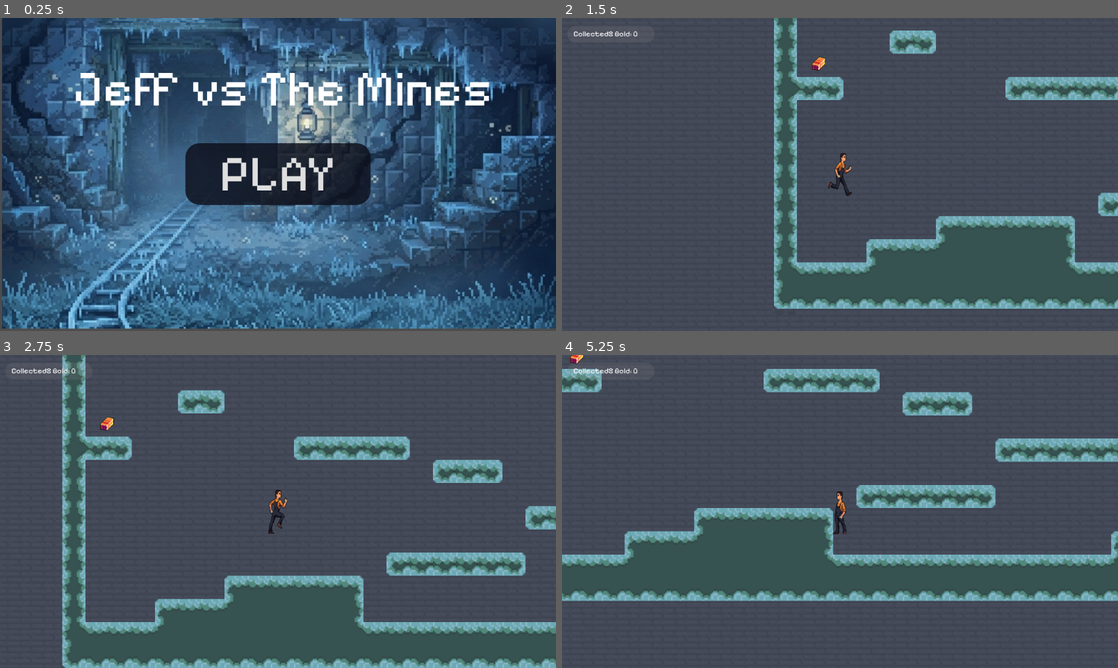
Above: before the commit, frames 1-4 (two rows, left to right).
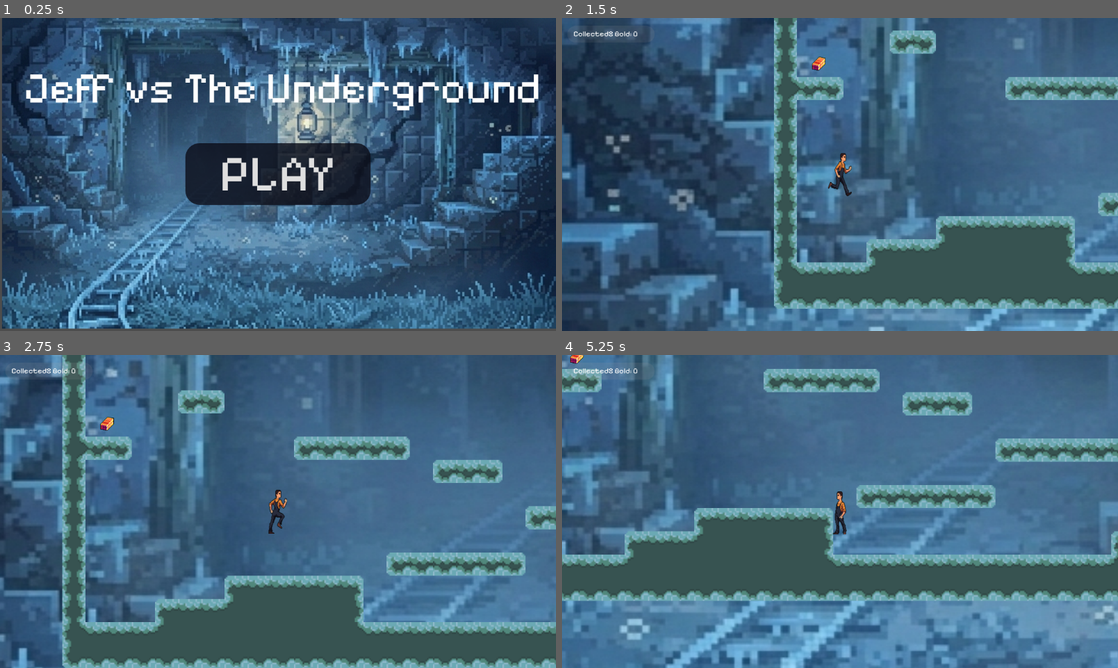
Above: after the commit, the same moments.

Repository: KeshavDaBoss/jeff-vs-the-underground
Game: Godot game, scene res://Scenes/start_screen.tscn
Two runs of this game, one before a commit and one after it. Both use one fixed random seed, a clock stepped at 60 frames per second and the inputs below.
Inputs:
- Up to frame 1 (0.25 s): no input
- Up to frame 2 (1.5 s): click "PLAY" at 0.5 s; tap Enter (ui_accept) at 1.25 s; hold Right (ui_right) from 1.28 s (still down); tap Alt at 1.35 s
- Up to frame 3 (2.75 s): keep holding Right (ui_right); tap Enter (ui_accept) at 1.52, 2.27 s; tap Shift at 2.1 s
- Up to frame 4 (5.25 s): release Right (ui_right) at 2.78 s; hold Left (ui_left) 2.78-3.53 s; tap Alt at 2.85, 4.35 s; hold Right (ui_right) 3.53-5.03 s; tap Shift at 3.6, 5.1 s; tap Enter (ui_accept) at 3.77, 4.52 s; hold Left (ui_left) from 5.03 s (still down)

The runs differ from the first frame. In frame 1, 4.1% of the frame differs, in the area x 4-97%, y 17-30%; in frame 2, 72%; in frame 3, 66%; in frame 4, 72%, in the area x 0-100%, y 0-100%.

Commit message:
Changed Background for Level 1

Diff:
--- a/Scenes/level_1.tscn
+++ b/Scenes/level_1.tscn
@@ -1,6 +1,7 @@
 [gd_scene format=4 uid="uid://c26qh6h3f40qw"]
 
 [ext_resource type="Texture2D" uid="uid://cretqrob75oo7" path="res://Images/Background:Tileset/tileset_terrains.png" id="1_8ffim"]
+[ext_resource type="Texture2D" uid="uid://ck3mjw4lkxrke" path="res://Images/Background:Tileset/start_screen_bckgrnd.png" id="2_lsmp6"]
 [ext_resource type="Texture2D" uid="uid://b02dyhbfmmhxx" path="res://Images/Background:Tileset/tileset_caves.png" id="2_xfk5q"]
 [ext_resource type="PackedScene" uid="uid://dcoblji3sko6y" path="res://Scenes/jeff.tscn" id="3_xfk5q"]
 [ext_resource type="PackedScene" uid="uid://bnrfth0jr6r57" path="res://Scenes/gold.tscn" id="4_7p6j4"]
@@ -416,6 +417,11 @@
 tile_map_data = PackedByteArray("AAABAAAAAQAAAAAAAAABAAEAAQAAAAAAAAABAAIAAQAAAAAAAAABAAMAAQAAAAAAAAABAAQAAQAAAAAAAAABAA …(60208 unchanged characters)…
 tile_set = SubResource("TileSet_6444e")
 
+[node name="StartScreenBckgrnd" type="Sprite2D" parent="." unique_id=1970744369]
+position = Vector2(1388.5001, 284.49997)
+scale = Vector2(3.9735296, 3.3188155)
+texture = ExtResource("2_lsmp6")
+
 [node name="platform" type="TileMapLayer" parent="." unique_id=1851800392]
 scale = Vector2(3, 3)
 tile_map_data = PackedByteArray("AAAvAA0AAAABAAIAAAAvAAwAAAABAAEAAAAuAA0AAAABAAIAAAAuAAwAAAAFAAEAAAAtAA0AAAABAAIAAAAtAA …(4048 unchanged characters)…
--- a/Scenes/start_screen.tscn
+++ b/Scenes/start_screen.tscn
@@ -76,13 +76,15 @@
 
 [node name="Name" type="Label" parent="." unique_id=1208883607]
 layout_mode = 0
-offset_left = 151.0
-offset_top = 83.0
-offset_right = 1019.0
-offset_bottom = 210.0
+offset_left = -40.0
+offset_top = 82.0
+offset_right = 1210.0
+offset_bottom = 209.0
 theme_override_colors/font_color = Color(1, 1, 1, 1)
 theme_override_fonts/font = ExtResource("1_i8r30")
-theme_override_font_sizes/font_size = 105
-text = "Jeff vs The Mines"
+theme_override_font_sizes/font_size = 90
+text = "Jeff vs The Underground"
+horizontal_alignment = 1
+vertical_alignment = 1
 
 [connection signal="pressed" from="Button" to="." method="_on_button_pressed"]
